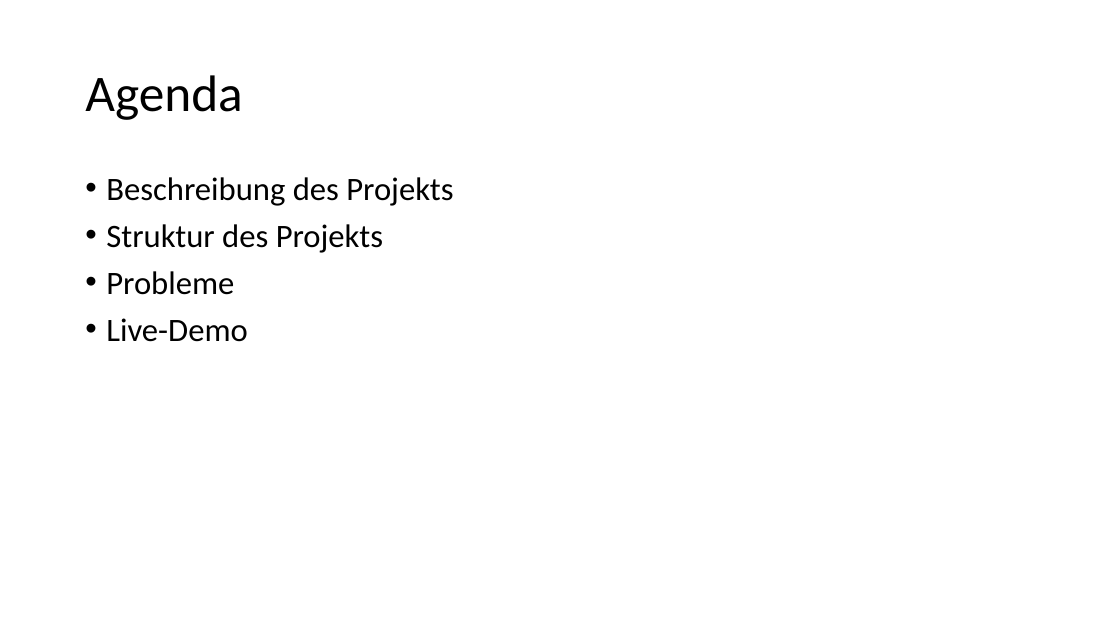
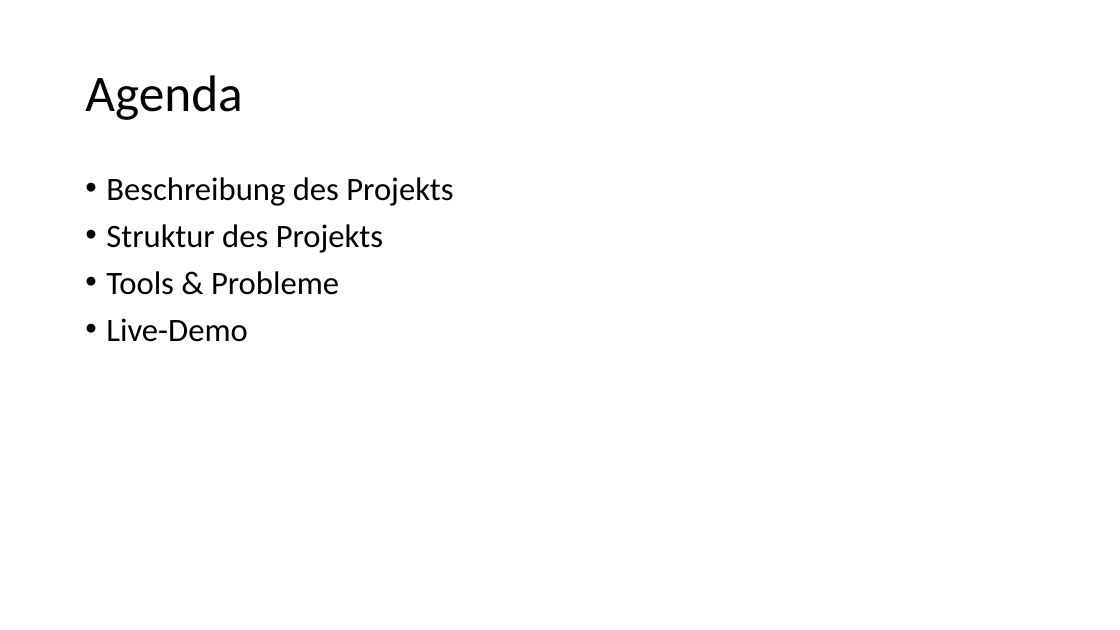
Before and after one commit to RocordJavaScript2023/realtime, a slide deck: slide 2 of presentation/realtime.pptx. Drawn at 1120x630 pixels with LibreOffice and Linux fonts; fonts in the diff are those of the drawing. Boxes give left, top, right and bottom in pixels: in the first picture for what was removed or moved away, otherwise in the second. Text is boxed around its words. In the diff, an @@ line names an element or a change of style, - is before the commit and + after.

Commit message:
work on presentation

```diff
--- a/presentation/realtime.pptx
+++ b/presentation/realtime.pptx
@@ text at [106, 271, 339, 295]: text changed @@
-• Probleme
+• Tools & Probleme
```
Also in this commit, not shown: 1 other slide changed, 8 slides added.
